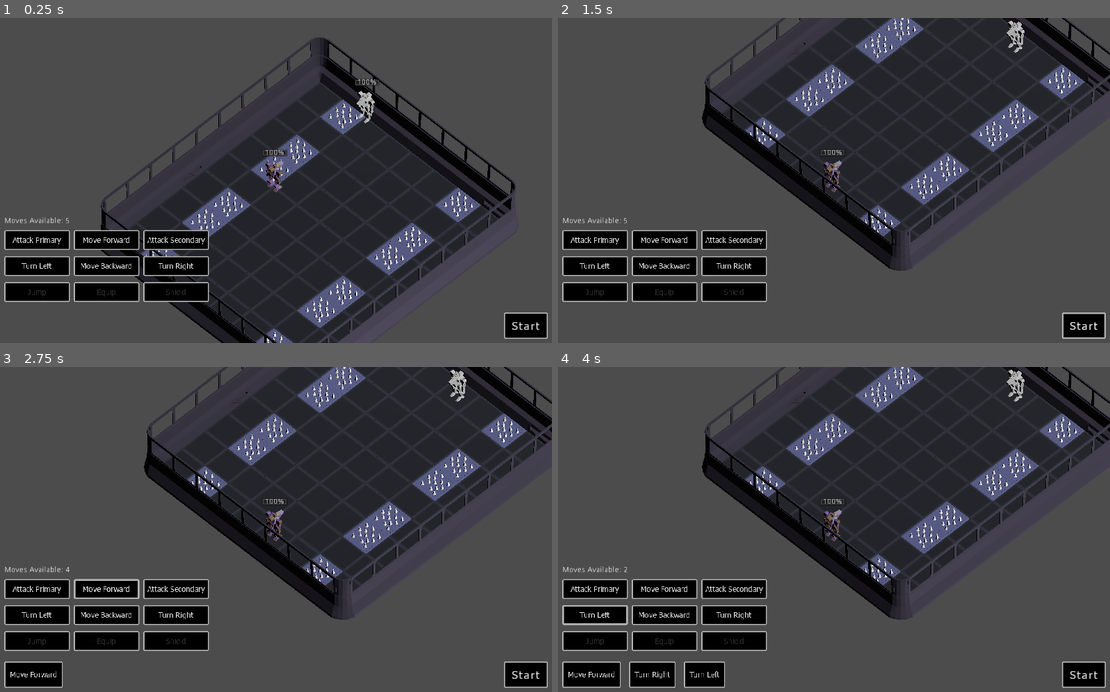
Above: before the commit, frames 1-4 (two rows, left to right).
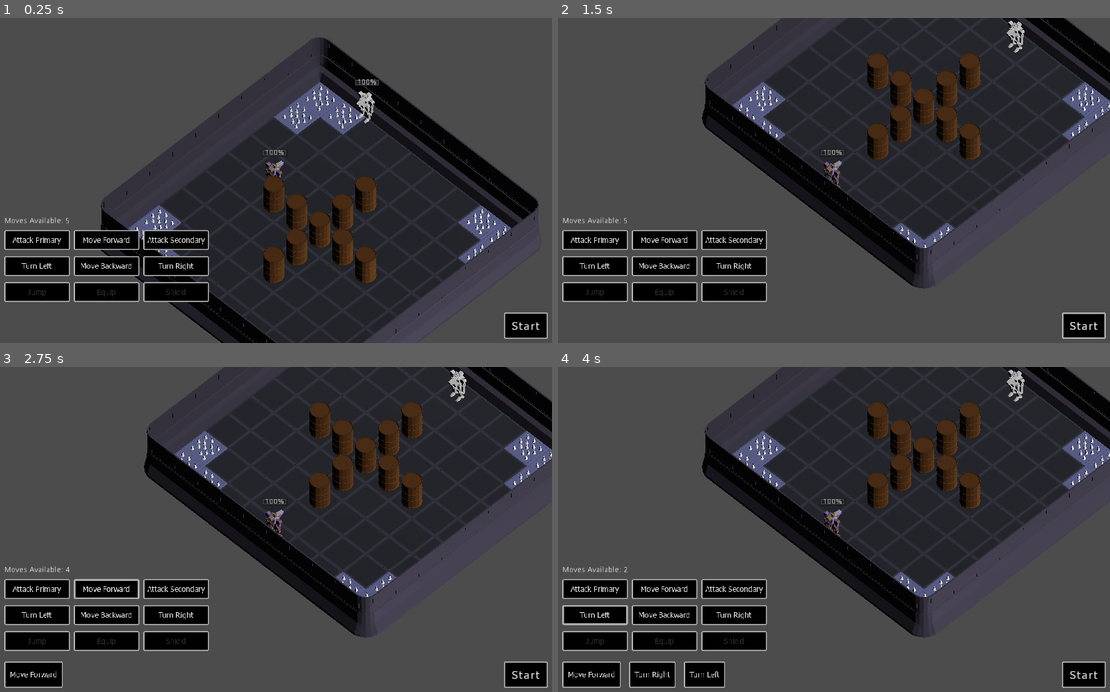
Above: after the commit, the same moments.

Repository: game-workers-cooperative/mechjam
Game: Godot game, scene res://scenes/Battlefield/Battlefield.tscn
Same seed, same stepped clock (60 frames per second), same inputs: the game is played once before the commit and once after it. This scene is started directly instead of the project's main scene.
Inputs:
- Up to frame 1 (0.25 s): no input
- Up to frame 2 (1.5 s): click "Start" at 0.5 s; click "Start" at 1.25 s
- Up to frame 3 (2.75 s): click "Move Forward" at 2 s
- Up to frame 4 (4 s): click "Turn Right" at 2.75 s; click "Turn Left" at 3.5 s

The runs differ from the first frame. In frame 1, 15% of the frame differs, in the area x 19-98%, y 7-100%; in frame 2, 13%; in frame 3, 13%; in frame 4, 13%.

Commit message:
fixing randomized levels again

Diff:
--- a/scenes/Battlefield/map.gd
+++ b/scenes/Battlefield/map.gd
@@ -335,7 +335,7 @@
 func _init():
 	var rng = RandomNumberGenerator.new()
 	rng.randomize()
-	level = levels[0]#levels[rng.randi_range(0, len(levels) - 1)]
+	level = levels[rng.randi_range(0, len(levels) - 1)]
 
 # Called every frame. 'delta' is the elapsed time since the previous frame.
 #func _process(delta):
